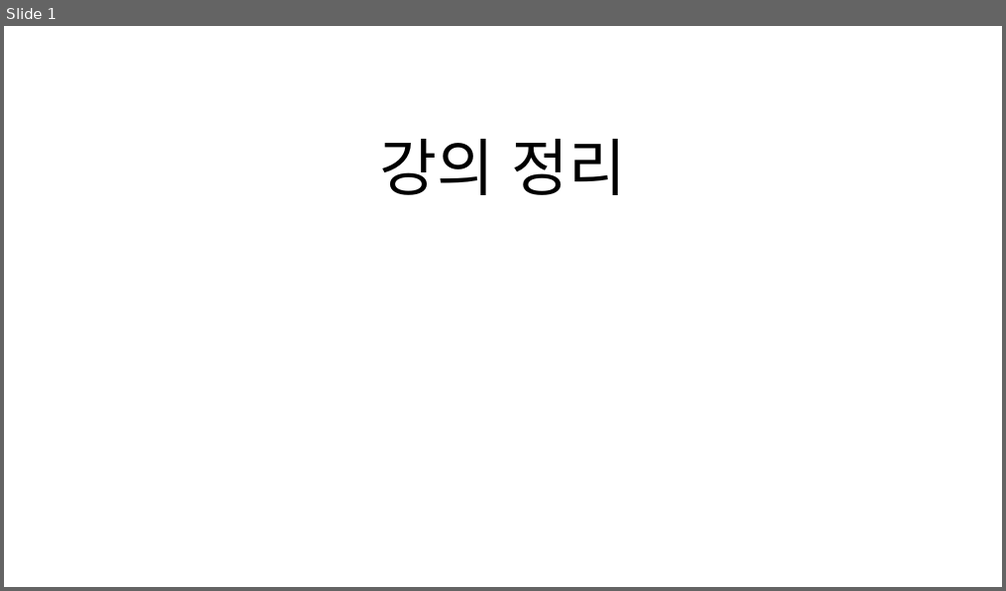
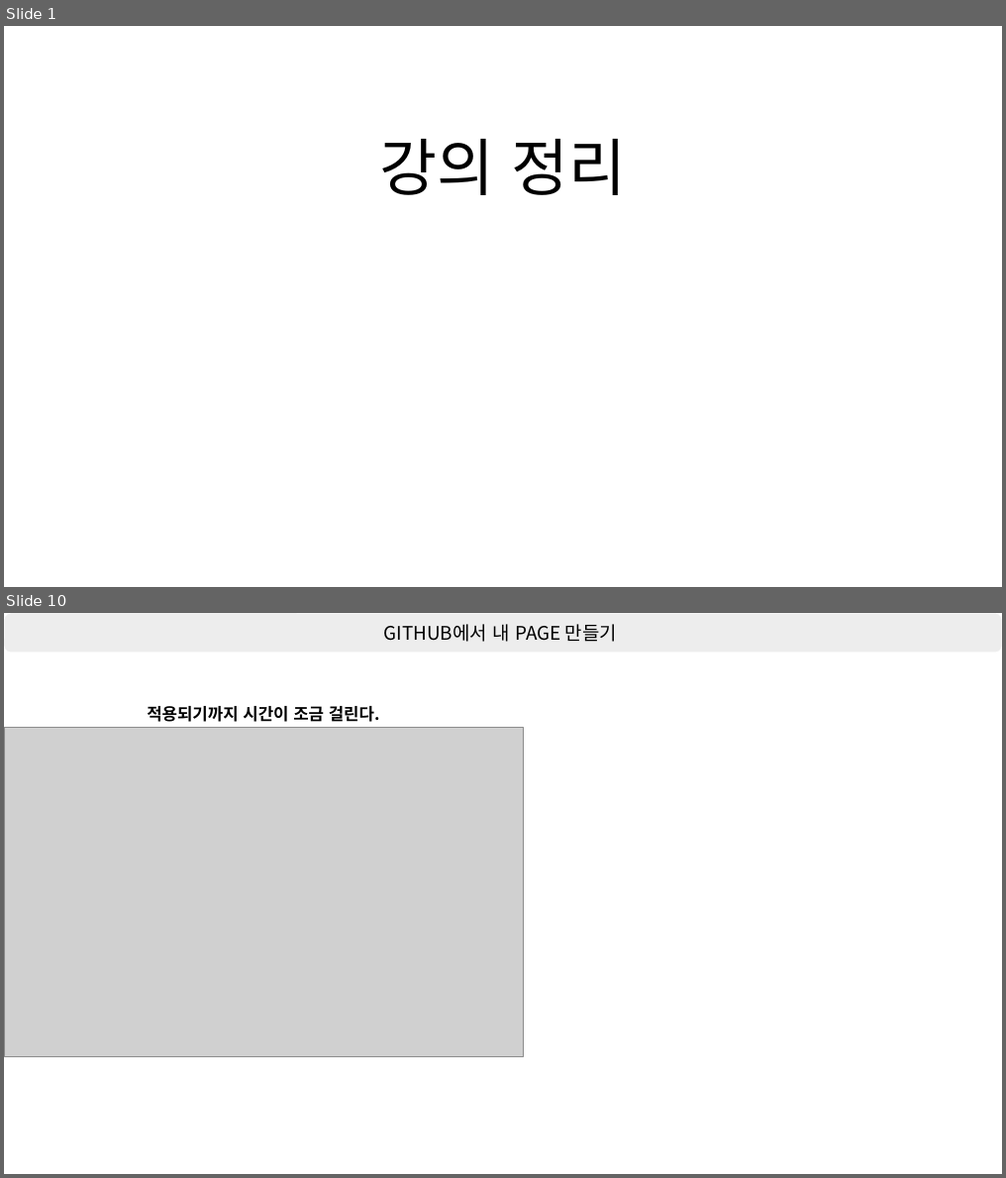
Before and after one commit to shchoichoko/web, a slide deck: Day2/강의 정리.pptx. Shown one above the other, each under a label of ours: slide 1 before the commit, slides 1 and 10 after it; the slides between them are not shown. The pictures are 1006x591 and 1006x1178 pixels, drawn with LibreOffice and Linux fonts; fonts in the diff are those of the drawing; grey boxes stand for pictures. Boxes give left, top, right and bottom in pixels: in the first picture for what was removed or moved away, otherwise in the second. Text is boxed around its words. In the diff, an @@ line names an element or a change of style, - is before the commit and + after.

```diff
--- a/Day2/강의 정리.pptx
+++ b/Day2/강의 정리.pptx
@@ slide 10 added at bbox=[4, 613, 1002, 1174], background #FFFFFF @@
@@ rounded rectangle added at bbox=[4, 613, 1002, 653], fill #EDEDED, outline #FFFFFF 1 pt, 18 pt, text #000000 @@
+GITHUB에서 내 PAGE 만들기
@@ picture added at bbox=[4, 728, 523, 1058] @@
@@ text added at bbox=[147, 706, 380, 722], 16 pt, text #000000, bold @@
+적용되기까지 시간이 조금 걸린다.
```
Also in this commit, not shown: 2 slides changed, 12 other slides added, 7 slides removed.
